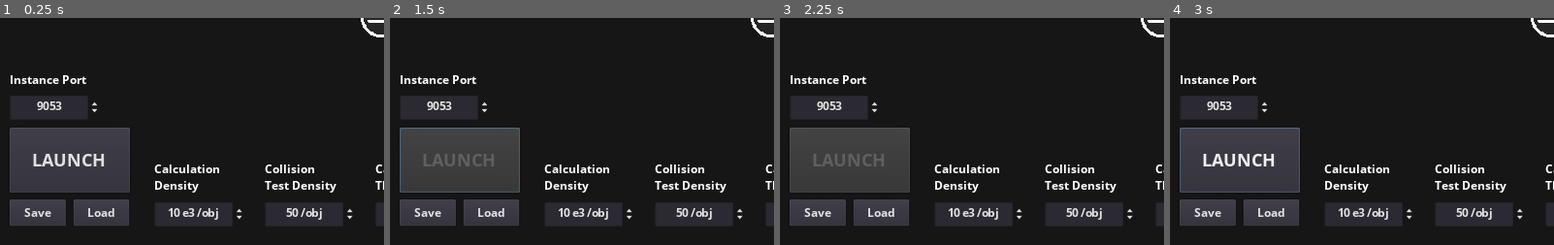
Above: before the commit, frames 1-4 (left to right).
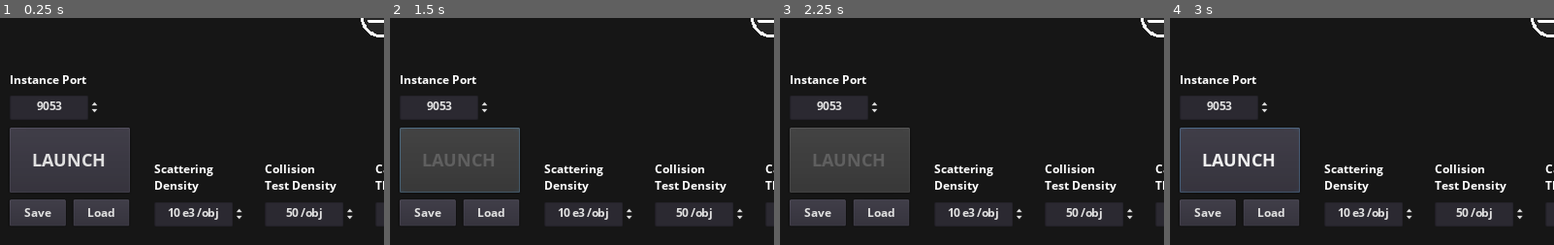
Above: after the commit, the same moments.

Repository: sodaJar/LightInterferenceSimulator
Game: Godot game, scene res://MainScene/MainScene.tscn
Same seed, same stepped clock (60 frames per second), same inputs: the game is played once before the commit and once after it.
Inputs:
- Up to frame 1 (0.25 s): no input
- Up to frame 2 (1.5 s): click "COMPONENTS" at 0.5 s; click "LAUNCH" at 1.25 s
- Up to frame 3 (2.25 s): click "+" at 2 s
- Up to frame 4 (3 s): click "LAUNCH" at 2.75 s
The pictures show only the part of the screen within x 0-50%, y 50-100%; the shares and areas given below are measured in that part.

The runs differ from the first frame. In frame 1, 0.4% of the frame differs, in the area x 40-58%, y 64-70%; in frame 2, 0.4%; in frame 3, 0.4%; in frame 4, 0.4%.

Commit message:
Patch

Diff:
--- a/Gui/Components/RefComponent.gd
+++ /dev/null
@@ -1,12 +0,0 @@
-extends Reference
-class_name RefComponent
-
-var name:String = ""
-
-var positionX:String = "f0"
-var positionY:String = "f0"
-var rotation:String = "f0"
-
-var properties:Dictionary = {
-
-}
--- a/Gui/Components/RefScreen.gd
+++ /dev/null
@@ -1,8 +0,0 @@
-extends RefComponent
-
-func _init():
-	name = "Screen"
-	properties = {
-		"screenWidth":"f0.5",
-		"resolution":"i100"
-	}
--- a/Gui/Lis.gd
+++ b/Gui/Lis.gd
@@ -6,7 +6,7 @@
 var testScatterCount:int
 var threadCount:int
 var instancePort:int
-#WORK actual unit instead of unit type, liquidate prefferedUnit and inspector's propertyCache
+
 const GALLERY:Dictionary = {
 	"Mirror":{
 		"icon":preload("res://ComponentAssets/Mirror.png"),
@@ -61,8 +61,8 @@
 func getDataArray() -> Array:
 	var r:Array = []
 	r.append_array(["f"+str(wavelength),"i"+str(scatterDensity),
-	"i"+str(testScatterCount),"i"+str(threadCount),"i"+str(instancePort)])
-	for key in components:
+	"i"+str(testScatterCount),"i"+str(threadCount),"i"+str(instancePort)]) #the first few items are the global settings
+	for key in components: #then, alternate between component name and properties
 		var c = components[key]
 		r.append(c.name)
 		var props:String = ""
@@ -70,6 +70,8 @@
 			var p = c.properties[pName]
 			var valArr:Array = value2array(p[0])
 			var val = parseValue(valArr)
+			#the format of properties: [property1Name] [value1];[property2Name] [value2];
+			#properties are seperated by semi-colons. Name and value are seperated with a whitespace
 			props += pName+" "+valArr[0]+( str(val) if (val is bool||val is int) else float2stringPrecise(unifyFrom(val,valArr[2])) )+";"
 		r.append(props)
 	return r
@@ -88,8 +90,8 @@
 }
 
 func isUnitDefault(unit:String)->bool: return unit in ["m","dm","cm","mm","um","nm"]
-func value2array(value:String) -> Array:
-	var seperatorIndex:int = value.find(":")
+func value2array(value:String) -> Array: #splits a string value in the standard format to an array
+	var seperatorIndex:int = value.find(":") #colon seperates the numerical value and the unit
 	assert(seperatorIndex>0)
 	return [value.substr(0,1),value.substr(1,seperatorIndex-1),value.substr(seperatorIndex+1)]
 func parseValue(valueArr:Array):
@@ -147,17 +149,16 @@
 const SAVE_PATH:String = "user://data/"#"./data/"
 const DEFAULT_FILE_NAME:String = "save.tres"
 
-func saveDataAbs(data:Dictionary,path:String) -> int:
-	var dir = Directory.new()#create new Directory and assign to dir
-	#if the SAVE_PATH doesn't exist, create path
-	var e = dir.open(path.get_base_dir())
-	assert(e == OK,"Failed to open executable directory: Code "+str(e))
-	if !dir.dir_exists(path): assert("Path input invalid")
+func saveDataAbs(data:Dictionary,path:String) -> int: #saves a dictionary to an absolute path
+	var dir:Directory = Directory.new()
+	var e = dir.open(".")
+	assert(e == OK,"Failed to open executable directory: Code "+str(e)) #writes message to log file
+	assert(dir.dir_exists(path.get_base_dir()),"Path input invalid")
 	var file = Data.new()
 	file.data = data
-	return ResourceSaver.save(path,file)
+	return ResourceSaver.save(path,file) #returns an int error code
 func loadDataAbs(path:String):
 	var resource = ResourceLoader.load(path)
-	if !is_instance_valid(resource): return null
-	if !("data" in resource): return null
+	if !is_instance_valid(resource): return null #if the file failed to load
+	if !("data" in resource): return null #if the file loaded is not valid
 	return resource.data
--- a/Gui/MainScene/ComponentPopupMenu.gd
+++ b/Gui/MainScene/ComponentPopupMenu.gd
@@ -1,7 +1,4 @@
 extends PopupMenu
-
-func _on_UselessButton_button_up():
-	visible = !visible
 
 var idCounter:int = 0
 
@@ -16,6 +13,9 @@
 	remove_item(get_item_index(idMap[cNameUnique]))
 	idMap.erase(cNameUnique)
 
+func _on_ComponentsButton_button_up():
+	visible = !visible
 func _on_ComponentsPopupMenu_index_pressed(index):
+	#the actual unique name (camelCase) should be the display name with all spaces removed
 	var cNameUnique = get_item_text(index).replace(" ","")
 	Lis.getNode("inspector").inspect(cNameUnique)
--- a/Gui/MainScene/Inspector.gd
+++ b/Gui/MainScene/Inspector/Inspector.gd
@@ -23,7 +23,7 @@
 	for key in c.properties:
 		var p:Node2D
 		var val = c.properties[key]
-		p = preload("res://Property/Property.tscn").instance()
+		p = preload("Property.tscn").instance()
 		p.cNameUnique = cNameUnique
 		p.type = val[0].substr(0,1)
 		p.propertyName = key
--- a/Gui/Property/Property.gd
+++ b/Gui/MainScene/Inspector/Property.gd
@@ -97,14 +97,15 @@
 	if unitButton.get_item_id(unitButton.selected)==unitButtonIdMap["um"]: return "um"
 	return unitButton.get_item_text(unitButton.selected)
 
-func _on_UnitOptionButton_item_selected(index):
+func _on_UnitOptionButton_item_selected(index): #when the user changes the distance unit
+	#update the min and max values to match the new unit
 	updateInputNumMin(getUnit())
 	updateInputNumMax(getUnit())
-	_on_ValueNum_value_changed(null)
+	_on_ValueNum_value_changed(null) #changing only the unit is equivalent a change in value, so call update
 
-func _on_ValueNum_value_changed(value):
+func _on_ValueNum_value_changed(value): #the value of the property is changed
 	if ignoreInputValueChange: return
-	match type:
+	match type: #update the global list of components and respective symbols in the sandbox view
 		"f":
 			Lis.components[cNameUnique].properties[propertyName][0] = "f"+Lis.float2stringPrecise(valueInputNum.value)+":"+getUnit()
 			Lis.getNode("mainScene").updateSymbol(cNameUnique)
--- a/Gui/Property/Property.tscn
+++ b/Gui/MainScene/Inspector/Property.tscn
@@ -1,6 +1,6 @@
 [gd_scene load_steps=3 format=2]
 
-[ext_resource path="res://Property/Property.gd" type="Script" id=1]
+[ext_resource path="res://MainScene/Inspector/Property.gd" type="Script" id=1]
 [ext_resource path="res://Theme.tres" type="Theme" id=2]
 
 [node name="Property" type="Node2D"]
--- a/Gui/MainScene/MainScene.gd
+++ b/Gui/MainScene/MainScene.gd
@@ -24,18 +24,15 @@
 	Lis.getNode("inspector").inspect(Lis.components.keys()[0])
 
 func _on_RunButton_pressed():
-	print(OS.get_executable_path().get_base_dir()+"/PhysServer/LisPhysServer.exe")
-	print(Lis.getDataArray())
-	var blocking = true
 	runButton.disabled = true
-	OS.execute(OS.get_executable_path().get_base_dir()+"/PhysServer/LisPhysServer.exe",Lis.getDataArray(),blocking)
-	yield(get_tree().create_timer(1 if blocking else 3),"timeout")
+	OS.execute(OS.get_executable_path().get_base_dir()+"/PhysServer/LisPhysServer.exe",Lis.getDataArray())
+	yield(get_tree().create_timer(1),"timeout")
 	runButton.disabled = false
 
 var symbolMap:Dictionary = {}
 
 func addSymbol(cNameUnique:String):
-	var s:Sprite = preload("res://Symbol/Symbol.tscn").instance()
+	var s:Sprite = preload("Symbol/Symbol.tscn").instance()
 	var c:Dictionary = Lis.components[cNameUnique]
 	s.component = c
 	add_child(s)
--- a/Gui/MainScene/MainScene.tscn
+++ b/Gui/MainScene/MainScene.tscn
@@ -6,7 +6,7 @@
 [ext_resource path="res://Font/DynamicFontMedium.tres" type="DynamicFont" id=4]
 [ext_resource path="res://Theme.tres" type="Theme" id=5]
 [ext_resource path="res://MainScene/AddComponentMenuButton.gd" type="Script" id=6]
-[ext_resource path="res://MainScene/Inspector.gd" type="Script" id=7]
+[ext_resource path="res://MainScene/Inspector/Inspector.gd" type="Script" id=7]
 [ext_resource path="res://MainScene/Globals.gd" type="Script" id=8]
 [ext_resource path="res://MainScene/SaveLoadFileDialog.gd" type="Script" id=9]
 
@@ -38,7 +38,7 @@
 text = "+"
 script = ExtResource( 6 )
 
-[node name="UselessButton" type="Button" parent="Ui"]
+[node name="ComponentsButton" type="Button" parent="Ui"]
 margin_left = 18.0
 margin_top = 17.0
 margin_right = 160.0
@@ -167,12 +167,12 @@
 margin_right = 322.0
 margin_bottom = 537.0
 hint_tooltip = "Density of scattered light
-A value higher than 30 is only needed if the components are very close or if the result has features that should not be present
+A value higher than 50 is generally not necessary unless the components are close
 This impacts performance especially when components that scatter light are present"
 theme = ExtResource( 5 )
 bbcode_enabled = true
-bbcode_text = "Calculation Density"
-text = "Calculation Density"
+bbcode_text = "Scattering Density"
+text = "Scattering Density"
 fit_content_height = true
 scroll_active = false
 
@@ -282,7 +282,7 @@
 [node name="Camera2D" type="Camera2D" parent="." groups=["camera"]]
 current = true
 
-[connection signal="button_up" from="Ui/UselessButton" to="Ui/ComponentsPopupMenu" method="_on_UselessButton_button_up"]
+[connection signal="button_up" from="Ui/ComponentsButton" to="Ui/ComponentsPopupMenu" method="_on_ComponentsButton_button_up"]
 [connection signal="index_pressed" from="Ui/ComponentsPopupMenu" to="Ui/ComponentsPopupMenu" method="_on_ComponentsPopupMenu_index_pressed"]
 [connection signal="button_up" from="Ui/Inspector/DeleteButton" to="Ui/Inspector" method="_on_DeleteButton_button_up"]
 [connection signal="value_changed" from="Ui/Globals/WavelengthSpinBox" to="Ui/Globals" method="_on_WavelengthSpinBox_value_changed"]
--- a/Gui/Symbol/Symbol.tscn
+++ b/Gui/MainScene/Symbol/Symbol.tscn
@@ -1,6 +1,6 @@
 [gd_scene load_steps=3 format=2]
 
-[ext_resource path="res://Symbol/Symbol.gd" type="Script" id=1]
+[ext_resource path="res://MainScene/Symbol/Symbol.gd" type="Script" id=1]
 [ext_resource path="res://ComponentAssets/Base.png" type="Texture" id=2]
 
 [node name="Symbol" type="Sprite" groups=["symbol"]]
--- /dev/null
+++ b/Gui/TestSetup.tres
@@ -0,0 +1,42 @@
+[gd_resource type="Resource" load_steps=2 format=2]
+
+[ext_resource path="res://Data.gd" type="Script" id=1]
+
+[resource]
+script = ExtResource( 1 )
+data = {
+"camPos": Vector2( 482, 2 ),
+"camZoom": Vector2( 1, 1 ),
+"components": {
+"Screen": {
+"description": "The one-sided photosensitive screen of negligible thickness that detects the intensity of incoming light rays. The output graph will be generated from what this screen observes. There can only be one screen
+-Resolution- is the number of points on the resulting graph. Increase this value if the result appears too rough or chaotic
+-Quality- of the screen does not matter",
+"name": "Screen",
+"nameUnique": "Screen",
+"properties": {
+"positionX": [ "f0:cm", {
+} ],
+"positionY": [ "f0:cm", {
+} ],
+"quality": [ "f100:%", {
+"floatStep": 1,
+"min": "f10:%"
+} ],
+"resolution": [ "i100:points", {
+"min": "i50:points"
+} ],
+"rotation": [ "f0:degrees", {
+} ],
+"screenWidth": [ "f10:cm", {
+"min": "f1:mm"
+} ]
+}
+}
+},
+"i": 9053,
+"s": 10,
+"t": 50,
+"th": 50,
+"w": 650.0
+}
--- a/Gui/project.godot
+++ b/Gui/project.godot
@@ -13,15 +13,9 @@
 "class": "Data",
 "language": "GDScript",
 "path": "res://Data.gd"
-}, {
-"base": "Reference",
-"class": "RefComponent",
-"language": "GDScript",
-"path": "res://Components/RefComponent.gd"
 } ]
 _global_script_class_icons={
-"Data": "",
-"RefComponent": ""
+"Data": ""
 }
 
 [application]
@@ -73,6 +67,11 @@
 "svg/scale": 1.0
 }
 
+[logging]
+
+file_logging/enable_file_logging=true
+file_logging/log_path="user://logs/Gui.log"
+
 [physics]
 
 common/enable_pause_aware_picking=true
Renamed: Gui/Symbol/Symbol.gd -> Gui/MainScene/Symbol/Symbol.gd
Not shown, changed: PhysServer/src/components/C_Screen.java
Not shown, changed: PhysServer/src/components/C_SingleSlit.java
Not shown, changed: PhysServer/src/environment/Retracer.java
Not shown, changed: PhysServer/src/main/Lis.java
Not shown, changed: PhysServer/src/main/Main.java
